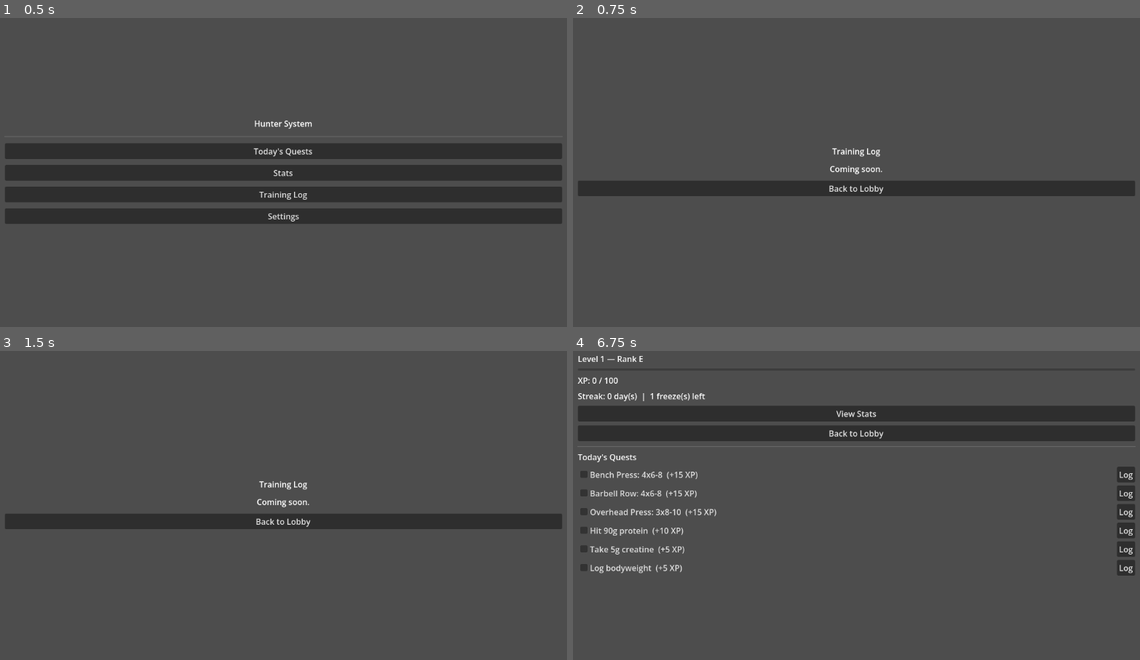
Above: before the commit, frames 1-4 (two rows, left to right).
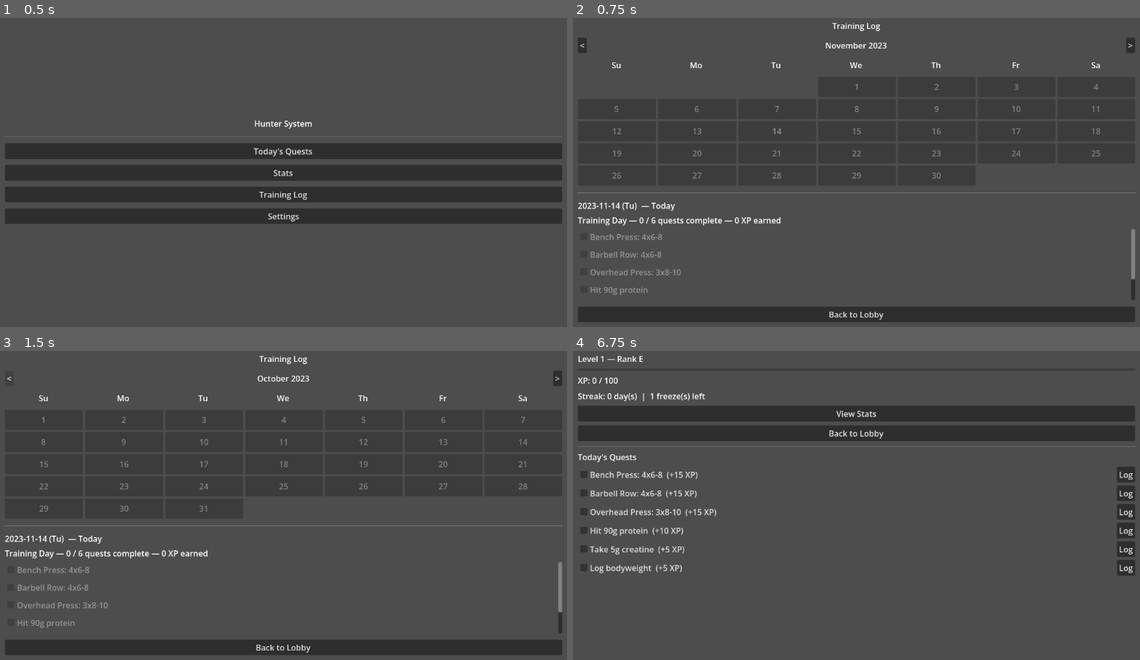
Above: after the commit, the same moments.

Repository: exo-jhop/Solo-Gym-Leveling
Game: Godot game, scene res://scenes/lobby/lobby.tscn
The game is run twice, just before and just after one commit, with the same random seed, the same clock (stepped at 60 frames per second) and the same inputs.
Inputs (mouse positions are in pixels of both pictures, inside the frame that each line leads up to):
- Up to frame 1 (0.5 s): no input
- Up to frame 2 (0.75 s): click "Training Log" at 0.5 s
- Up to frame 3 (1.5 s): click (11, 378) at 1.25 s, where only the run after the commit has a clickable "<"
- Up to frame 4 (6.75 s): click (1128, 378) at 2 s, where only the run after the commit has a clickable ">"; click (584, 378) at 2.75 s, where only the run after the commit has a clickable "<"; click (1128, 378) at 3.5 s, where only the run after the commit has a clickable ">"; click (584, 378) at 4.25 s, where only the run after the commit has a clickable "<"; click (1128, 378) at 5 s, where only the run after the commit has a clickable ">"; click "Back to Lobby" at 5.75 s; click "Today's Quests" at 6.5 s

Frame 1 is identical in both runs. In frame 2, 11% of the frame differs, in the area x 0-100%, y 1-99%; in frame 3, 11%; in frame 4, nothing differs.

Commit message:
Add Training Log calendar screen merging history with today's live quests

Diff:
--- a/scenes/training_log/training_log.gd
+++ b/scenes/training_log/training_log.gd
@@ -1,12 +1,237 @@
 extends Control
 
-## Training Log placeholder. Not yet implemented.
-
+## Training Log / History (spec 4.4): month calendar view.
+## Past days come from HistoryManager; today is built live from QuestManager.current_quests
+## since SaveManager doesn't roll today into HistoryManager until the calendar day changes.
+
+const WEEKDAY_LABELS := ["Su", "Mo", "Tu", "We", "Th", "Fr", "Sa"]
+const MONTH_NAMES := [
+	"January", "February", "March", "April", "May", "June",
+	"July", "August", "September", "October", "November", "December",
+]
+const DAYS_IN_MONTH := [31, 28, 31, 30, 31, 30, 31, 31, 30, 31, 30, 31]
+
+@onready var month_label: Label = $Margin/Root/HeaderRow/MonthLabel
+@onready var prev_button: Button = $Margin/Root/HeaderRow/PrevButton
+@onready var next_button: Button = $Margin/Root/HeaderRow/NextButton
+@onready var weekday_row: HBoxContainer = $Margin/Root/WeekdayRow
+@onready var calendar_grid: GridContainer = $Margin/Root/CalendarGrid
+@onready var detail_title_label: Label = $Margin/Root/DetailPanel/DetailTitleLabel
+@onready var detail_summary_label: Label = $Margin/Root/DetailPanel/DetailSummaryLabel
+@onready var detail_quest_list: VBoxContainer = $Margin/Root/DetailPanel/DetailScroll/DetailQuestList
 @onready var back_button: Button = $Margin/Root/BackButton
 
+var _view_year: int
+var _view_month: int  # 1-12
+var _today_str: String
+var _selected_date: String = ""
+
 
 func _ready() -> void:
+	var today := Time.get_datetime_dict_from_unix_time(Time.get_unix_time_from_system())
+	_view_year = today.year
+	_view_month = today.month
+	_today_str = Time.get_date_string_from_system()
+
+	for label_text in WEEKDAY_LABELS:
+		var label := Label.new()
+		label.text = label_text
+		label.horizontal_alignment = HORIZONTAL_ALIGNMENT_CENTER
+		label.size_flags_horizontal = Control.SIZE_EXPAND_FILL
+		weekday_row.add_child(label)
+
+	prev_button.pressed.connect(_on_prev_month)
+	next_button.pressed.connect(_on_next_month)
 	back_button.pressed.connect(_go_back)
+
+	_refresh_calendar()
+	_select_date(_today_str)
+
+
+func _on_prev_month() -> void:
+	_view_month -= 1
+	if _view_month < 1:
+		_view_month = 12
+		_view_year -= 1
+	_refresh_calendar()
+
+
+func _on_next_month() -> void:
+	_view_month += 1
+	if _view_month > 12:
+		_view_month = 1
+		_view_year += 1
+	_refresh_calendar()
+
+
+func _refresh_calendar() -> void:
+	month_label.text = "%s %d" % [MONTH_NAMES[_view_month - 1], _view_year]
+
+	for child in calendar_grid.get_children():
+		child.queue_free()
+
+	var first_weekday := _weekday_of(_view_year, _view_month, 1)
+	for i in range(first_weekday):
+		calendar_grid.add_child(Control.new())  # empty leading cell
+
+	var days_in_month := _days_in_month(_view_year, _view_month)
+	for day in range(1, days_in_month + 1):
+		var date_str := "%04d-%02d-%02d" % [_view_year, _view_month, day]
+		var status := _status_for_date(date_str)
+
+		var cell := Button.new()
+		cell.text = str(day)
+		cell.toggle_mode = true
+		cell.custom_minimum_size = Vector2(0, 40)
+		cell.size_flags_horizontal = Control.SIZE_EXPAND_FILL
+		cell.button_pressed = (date_str == _selected_date)
+		_style_cell(cell, status, date_str == _today_str)
+
+		if status != CellStatus.NO_DATA:
+			cell.pressed.connect(_select_date.bind(date_str))
+		else:
+			cell.disabled = true
+
+		calendar_grid.add_child(cell)
+
+
+enum CellStatus { NO_DATA, FULL, PARTIAL, MISSED }
+
+
+func _status_for_date(date_str: String) -> CellStatus:
+	var log := _get_log_for_date(date_str)
+	if log == null:
+		return CellStatus.NO_DATA
+	if log.quests_total == 0:
+		return CellStatus.NO_DATA
+	if log.quests_completed >= log.quests_total:
+		return CellStatus.FULL
+	if log.quests_completed > 0:
+		return CellStatus.PARTIAL
+	return CellStatus.MISSED
+
+
+# Functional color coding for now — replaced with the System palette in the visual polish pass.
+func _style_cell(cell: Button, status: CellStatus, is_today: bool) -> void:
+	var color: Color
+	match status:
+		CellStatus.FULL:
+			color = Color(0.2, 0.6, 0.3)
+		CellStatus.PARTIAL:
+			color = Color(0.7, 0.6, 0.15)
+		CellStatus.MISSED:
+			color = Color(0.55, 0.2, 0.2)
+		_:
+			color = Color(0.3, 0.3, 0.3)
+	cell.modulate = Color(1, 1, 1) if is_today else Color(0.9, 0.9, 0.9)
+	cell.add_theme_color_override("font_color", Color.WHITE)
+	var style := StyleBoxFlat.new()
+	style.bg_color = color
+	if is_today:
+		style.border_width_left = 2
+		style.border_width_right = 2
+		style.border_width_top = 2
+		style.border_width_bottom = 2
+		style.border_color = Color(0.4, 0.7, 1.0)
+	cell.add_theme_stylebox_override("normal", style)
+	cell.add_theme_stylebox_override("hover", style)
+	cell.add_theme_stylebox_override("pressed", style)
+
+
+func _select_date(date_str: String) -> void:
+	_selected_date = date_str
+	_refresh_calendar()
+	_populate_detail(date_str)
+
+
+func _populate_detail(date_str: String) -> void:
+	for child in detail_quest_list.get_children():
+		child.queue_free()
+
+	var weekday_name: String = WEEKDAY_LABELS[_weekday_of_date_str(date_str)]
+	detail_title_label.text = "%s (%s)%s" % [date_str, weekday_name, "  — Today" if date_str == _today_str else ""]
+
+	var quest_summaries: Array = []
+	var is_rest_day := false
+	var quests_total := 0
+	var quests_completed := 0
+	var xp_earned := 0
+
+	if date_str == _today_str:
+		for quest in QuestManager.current_quests:
+			if quest.category == "recovery":
+				is_rest_day = true
+			quests_total += 1
+			if quest.completed:
+				quests_completed += 1
+				xp_earned += quest.xp_reward
+			quest_summaries.append(quest)
+	else:
+		var log := _get_log_for_date(date_str)
+		if log == null:
+			detail_summary_label.text = "No data for this day."
+			return
+		is_rest_day = log.is_rest_day
+		quests_total = log.quests_total
+		quests_completed = log.quests_completed
+		xp_earned = log.xp_earned
+		for summary in log.quest_summaries:
+			quest_summaries.append(summary)
+
+	var kind_text := "Rest Day" if is_rest_day else "Training Day"
+	detail_summary_label.text = "%s — %d / %d quests complete — %d XP earned" % [kind_text, quests_completed, quests_total, xp_earned]
+
+	for entry in quest_summaries:
+		var title: String = entry.title if entry is Quest else entry.get("title", "")
+		var completed: bool = entry.completed if entry is Quest else entry.get("completed", false)
+		var logged_value: float = entry.logged_value if entry is Quest else entry.get("logged_value", 0.0)
+		var unit: String = entry.unit if entry is Quest else entry.get("unit", "")
+
+		var row := HBoxContainer.new()
+		var check := CheckBox.new()
+		check.text = title
+		check.button_pressed = completed
+		check.disabled = true
+		check.size_flags_horizontal = Control.SIZE_EXPAND_FILL
+		row.add_child(check)
+
+		if completed and unit != "":
+			var value_label := Label.new()
+			value_label.text = "%s %s" % [_format_number(logged_value), unit]
+			row.add_child(value_label)
+
+		detail_quest_list.add_child(row)
+
+
+func _get_log_for_date(date_str: String) -> DailyLog:
+	return HistoryManager.get_day(date_str)
+
+
+func _weekday_of(year: int, month: int, day: int) -> int:
+	var datetime := {"year": year, "month": month, "day": day, "hour": 0, "minute": 0, "second": 0}
+	var unix_time := Time.get_unix_time_from_datetime_dict(datetime)
+	return Time.get_datetime_dict_from_unix_time(unix_time).weekday
+
+
+func _weekday_of_date_str(date_str: String) -> int:
+	var parts := date_str.split("-")
+	return _weekday_of(parts[0].to_int(), parts[1].to_int(), parts[2].to_int())
+
+
+func _days_in_month(year: int, month: int) -> int:
+	if month == 2 and _is_leap_year(year):
+		return 29
+	return DAYS_IN_MONTH[month - 1]
+
+
+func _is_leap_year(year: int) -> bool:
+	return (year % 4 == 0 and year % 100 != 0) or (year % 400 == 0)
+
+
+func _format_number(value: float) -> String:
+	if value == floor(value):
+		return str(int(value))
+	return str(value)
 
 
 func _go_back() -> void:
--- a/scenes/training_log/training_log.tscn
+++ b/scenes/training_log/training_log.tscn
@@ -18,17 +18,64 @@
 [node name="Root" type="VBoxContainer" parent="Margin"]
 layout_mode = 2
 theme_override_constants/separation = 12
-alignment = 1
 
 [node name="TitleLabel" type="Label" parent="Margin/Root"]
 layout_mode = 2
 text = "Training Log"
 horizontal_alignment = 1
 
-[node name="PlaceholderLabel" type="Label" parent="Margin/Root"]
+[node name="HeaderRow" type="HBoxContainer" parent="Margin/Root"]
 layout_mode = 2
-text = "Coming soon."
+theme_override_constants/separation = 12
+
+[node name="PrevButton" type="Button" parent="Margin/Root/HeaderRow"]
+layout_mode = 2
+text = "<"
+
+[node name="MonthLabel" type="Label" parent="Margin/Root/HeaderRow"]
+layout_mode = 2
+size_flags_horizontal = 3
+text = "Month Year"
 horizontal_alignment = 1
+
+[node name="NextButton" type="Button" parent="Margin/Root/HeaderRow"]
+layout_mode = 2
+text = ">"
+
+[node name="WeekdayRow" type="HBoxContainer" parent="Margin/Root"]
+layout_mode = 2
+theme_override_constants/separation = 4
+
+[node name="CalendarGrid" type="GridContainer" parent="Margin/Root"]
+layout_mode = 2
+theme_override_constants/h_separation = 4
+theme_override_constants/v_separation = 4
+columns = 7
+
+[node name="HSeparator" type="HSeparator" parent="Margin/Root"]
+layout_mode = 2
+
+[node name="DetailPanel" type="VBoxContainer" parent="Margin/Root"]
+layout_mode = 2
+size_flags_vertical = 3
+theme_override_constants/separation = 6
+
+[node name="DetailTitleLabel" type="Label" parent="Margin/Root/DetailPanel"]
+layout_mode = 2
+text = "Select a day"
+
+[node name="DetailSummaryLabel" type="Label" parent="Margin/Root/DetailPanel"]
+layout_mode = 2
+text = ""
+
+[node name="DetailScroll" type="ScrollContainer" parent="Margin/Root/DetailPanel"]
+layout_mode = 2
+size_flags_vertical = 3
+
+[node name="DetailQuestList" type="VBoxContainer" parent="Margin/Root/DetailPanel/DetailScroll"]
+layout_mode = 2
+size_flags_horizontal = 3
+theme_override_constants/separation = 4
 
 [node name="BackButton" type="Button" parent="Margin/Root"]
 layout_mode = 2
Not shown, added: scripts/autoload/history_manager.gd.uid
Not shown, added: scripts/resources/daily_log.gd.uid
